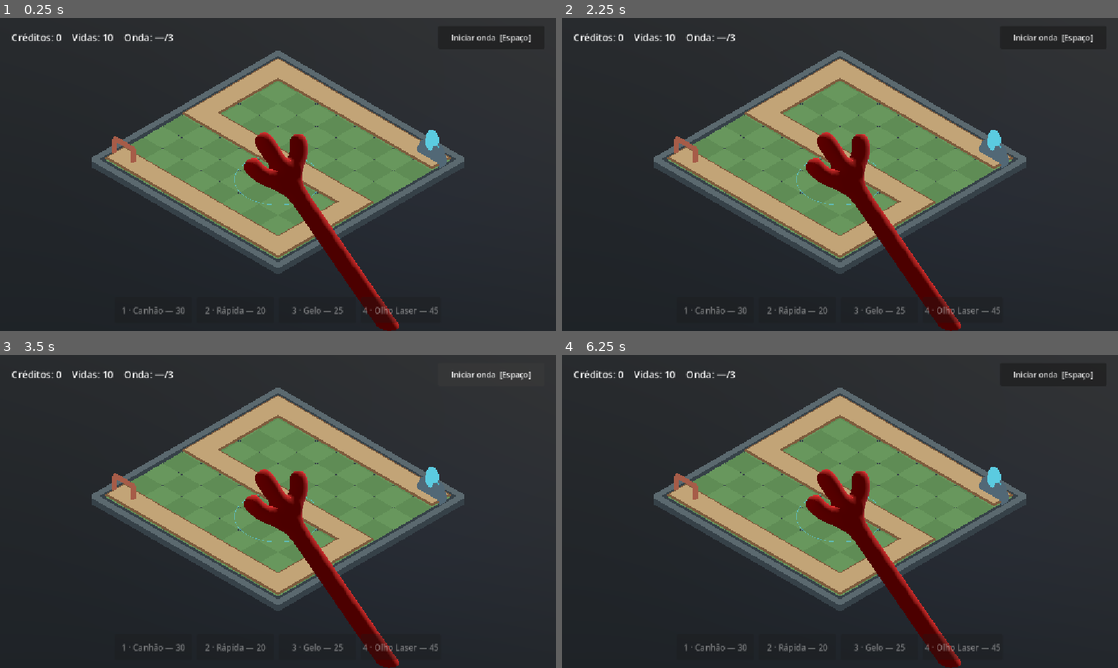
Above: before the commit, frames 1-4 (two rows, left to right).
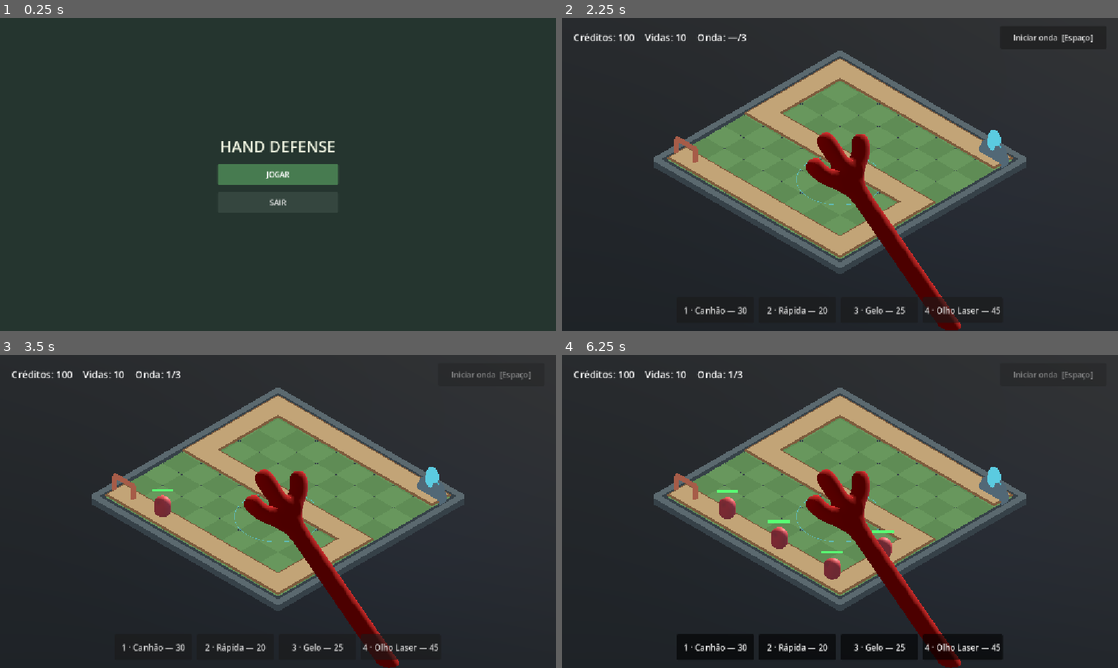
Above: after the commit, the same moments.

Repository: MeloDarlan/hand-game
Game: Godot game, scene res://scenes/ui/main_menu.tscn
The game is run twice, just before and just after one commit, with the same random seed, the same clock (stepped at 60 frames per second) and the same inputs. Before the commit the project starts from res://scenes/main.tscn.
Inputs (mouse positions are in pixels of both pictures, inside the frame that each line leads up to):
- Up to frame 1 (0.25 s): no input
- Up to frame 2 (2.25 s): click (1051, 36) at 0.5 s, where only the run before the commit has a clickable "Iniciar onda [Espaço]"; click (1051, 36) at 1.25 s, where only the run before the commit has a clickable "Iniciar onda [Espaço]"; click (840, 174) at 2 s, where only the run after the commit has a clickable "JOGAR"
- Up to frame 3 (3.5 s): click "Iniciar onda [Espaço]" at 2.75 s
- Up to frame 4 (6.25 s): click (717, 646) at 3.5 s, where only the run after the commit has a clickable "1 · Canhão — 30"; click (795, 646) at 4.25 s, where only the run after the commit has a clickable "2 · Rápida — 20"; click (878, 646) at 5 s, where only the run after the commit has a clickable "3 · Gelo — 25"; click (962, 646) at 5.75 s, where only the run after the commit has a clickable "4 · Olho Laser — 45"

The runs differ from the first frame. In frame 1, 27% of the frame differs, in the area x 2-96%, y 4-100%; in frame 2, 0.8%; in frame 3, 1.2%; in frame 4, 1.9%.
Error before the commit: Parse Error: Identifier "AudioManager" not declared in the current scope. (res://scripts/towers/tower_piece.gd:184)

Commit message:
feat: audio, menu, reinicio e antecipacao das torres
- registra AudioManager como autoload e alinha a chave shot_pew
- abre o menu inicial e liga JOGAR ao gameplay
- R reinicia a fase em BUILD, WAVE e GAME_OVER
- adiciona squash & stretch generico em TowerData/TowerPiece
- antecipacao deforma o modelo inteiro e so dispara depois do wind-up
- evita cancelamento de tiro em torres com fire_interval curto
- atualiza AGENT.md/README e ajusta os recursos das torres

Diff:
--- a/project.godot
+++ b/project.godot
@@ -11,9 +11,13 @@
 [application]
 
 config/name="hand game"
-run/main_scene="res://scenes/main.tscn"
+run/main_scene="res://scenes/ui/main_menu.tscn"
 config/features=PackedStringArray("4.7", "Forward Plus")
 config/icon="res://icon.svg"
+
+[autoload]
+
+AudioManager="*res://scripts/audio/audio_manager.gd"
 
 [display]
 
--- a/resources/towers/cannon.tres
+++ b/resources/towers/cannon.tres
@@ -1,6 +1,6 @@
-[gd_resource type="Resource" script_class="TowerData" load_steps=2 format=3]
+[gd_resource type="Resource" script_class="TowerData" format=3 uid="uid://b68uhhdyo7bda"]
 
-[ext_resource type="Script" path="res://scripts/data/tower_data.gd" id="1_data"]
+[ext_resource type="Script" uid="uid://bcujgycrpxc5p" path="res://scripts/data/tower_data.gd" id="1_data"]
 
 [resource]
 script = ExtResource("1_data")
@@ -11,6 +11,5 @@
 damage = 24.0
 attack_range = 4.5
 fire_interval = 1.2
-projectile_speed = 12.0
-slow_factor = 0.0
-slow_duration = 0.0
+anticipation_enabled = true
+anticipation_duration = 0.2
--- a/resources/towers/eye_laser.tres
+++ b/resources/towers/eye_laser.tres
@@ -1,7 +1,7 @@
-[gd_resource type="Resource" script_class="TowerData" load_steps=3 format=3]
+[gd_resource type="Resource" script_class="TowerData" format=3 uid="uid://btdtigt7txy61"]
 
-[ext_resource type="Script" path="res://scripts/data/tower_data.gd" id="1_data"]
-[ext_resource type="PackedScene" path="res://assets/oleos.glb" id="2_eye"]
+[ext_resource type="Script" uid="uid://bcujgycrpxc5p" path="res://scripts/data/tower_data.gd" id="1_data"]
+[ext_resource type="PackedScene" uid="uid://dnyrsytug6nv2" path="res://assets/oleos.glb" id="2_eye"]
 
 [resource]
 script = ExtResource("1_data")
@@ -12,12 +12,11 @@
 grip_height = 1.08
 visual_scene = ExtResource("2_eye")
 visual_scale = 0.25
-muzzle_offset = Vector3(0, -0.21, -0.30)
+muzzle_offset = Vector3(0, -0.21, -0.3)
 aim_yaw_offset_degrees = 180.0
 attack_mode = 1
 damage = 18.0
 attack_range = 6.0
 fire_interval = 1.5
 projectile_speed = 18.0
-slow_factor = 0.0
-slow_duration = 0.0
+anticipation_enabled = true
--- a/resources/towers/frost.tres
+++ b/resources/towers/frost.tres
@@ -1,16 +1,19 @@
-[gd_resource type="Resource" script_class="TowerData" load_steps=2 format=3]
+[gd_resource type="Resource" script_class="TowerData" format=3 uid="uid://cm24vdspyg1xy"]
 
-[ext_resource type="Script" path="res://scripts/data/tower_data.gd" id="1_data"]
+[ext_resource type="Script" uid="uid://bcujgycrpxc5p" path="res://scripts/data/tower_data.gd" id="1_data"]
 
 [resource]
 script = ExtResource("1_data")
 display_name = "Gelo"
 cost = 25
 description = "Dano baixo, mas desacelera tudo que passa perto."
-color = Color(0.6, 0.8, 1.0, 1)
+color = Color(0.6, 0.8, 1, 1)
 damage = 3.0
 attack_range = 3.8
 fire_interval = 0.9
 projectile_speed = 14.0
 slow_factor = 0.4
 slow_duration = 1.8
+anticipation_enabled = true
+anticipation_duration = 0.6
+anticipation_stretch = 0.18
--- a/resources/towers/rapid.tres
+++ b/resources/towers/rapid.tres
@@ -1,16 +1,14 @@
-[gd_resource type="Resource" script_class="TowerData" load_steps=2 format=3]
+[gd_resource type="Resource" script_class="TowerData" format=3 uid="uid://chcanp61bgo3"]
 
-[ext_resource type="Script" path="res://scripts/data/tower_data.gd" id="1_data"]
+[ext_resource type="Script" uid="uid://bcujgycrpxc5p" path="res://scripts/data/tower_data.gd" id="1_data"]
 
 [resource]
 script = ExtResource("1_data")
 display_name = "Rápida"
-cost = 20
 description = "Cadência alta e alcance curto. Derrete enxames."
-color = Color(0.35, 0.85, 0.95, 1)
+color = Color(0.7860706, 0.11040049, 0.421906, 1)
 damage = 6.0
 attack_range = 3.2
 fire_interval = 0.28
 projectile_speed = 18.0
-slow_factor = 0.0
-slow_duration = 0.0
+anticipation_enabled = true
--- a/resources/waves/wave_01.tres
+++ b/resources/waves/wave_01.tres
@@ -1,17 +1,14 @@
-[gd_resource type="Resource" script_class="WaveData" load_steps=5 format=3]
+[gd_resource type="Resource" script_class="WaveData" format=3 uid="uid://dy0wgl2mn1kfj"]
 
-[ext_resource type="Script" path="res://scripts/data/wave_data.gd" id="1_wave"]
-[ext_resource type="Script" path="res://scripts/data/wave_group.gd" id="2_group"]
+[ext_resource type="Script" uid="uid://cmncimsemnmq" path="res://scripts/data/wave_data.gd" id="1_wave"]
+[ext_resource type="Script" uid="uid://c32bal05xd65" path="res://scripts/data/wave_group.gd" id="2_group"]
 [ext_resource type="Resource" path="res://resources/enemies/runner.tres" id="3_runner"]
 
 [sub_resource type="Resource" id="WaveGroup_1"]
 script = ExtResource("2_group")
 enemy_data = ExtResource("3_runner")
 count = 8
-spawn_interval = 0.9
-start_delay = 0.0
 
 [resource]
 script = ExtResource("1_wave")
 groups = [SubResource("WaveGroup_1")]
-bonus_credits = 20
--- a/resources/waves/wave_02.tres
+++ b/resources/waves/wave_02.tres
@@ -1,7 +1,7 @@
-[gd_resource type="Resource" script_class="WaveData" load_steps=7 format=3]
+[gd_resource type="Resource" script_class="WaveData" format=3 uid="uid://brrh1ras7kdyb"]
 
-[ext_resource type="Script" path="res://scripts/data/wave_data.gd" id="1_wave"]
-[ext_resource type="Script" path="res://scripts/data/wave_group.gd" id="2_group"]
+[ext_resource type="Script" uid="uid://cmncimsemnmq" path="res://scripts/data/wave_data.gd" id="1_wave"]
+[ext_resource type="Script" uid="uid://c32bal05xd65" path="res://scripts/data/wave_group.gd" id="2_group"]
 [ext_resource type="Resource" path="res://resources/enemies/runner.tres" id="3_runner"]
 [ext_resource type="Resource" path="res://resources/enemies/brute.tres" id="4_brute"]
 
@@ -10,7 +10,6 @@
 enemy_data = ExtResource("3_runner")
 count = 10
 spawn_interval = 0.8
-start_delay = 0.0
 
 [sub_resource type="Resource" id="WaveGroup_2"]
 script = ExtResource("2_group")
--- a/resources/waves/wave_03.tres
+++ b/resources/waves/wave_03.tres
@@ -1,7 +1,7 @@
-[gd_resource type="Resource" script_class="WaveData" load_steps=7 format=3]
+[gd_resource type="Resource" script_class="WaveData" format=3 uid="uid://dppeku1gsbdcs"]
 
-[ext_resource type="Script" path="res://scripts/data/wave_data.gd" id="1_wave"]
-[ext_resource type="Script" path="res://scripts/data/wave_group.gd" id="2_group"]
+[ext_resource type="Script" uid="uid://cmncimsemnmq" path="res://scripts/data/wave_data.gd" id="1_wave"]
+[ext_resource type="Script" uid="uid://c32bal05xd65" path="res://scripts/data/wave_group.gd" id="2_group"]
 [ext_resource type="Resource" path="res://resources/enemies/runner.tres" id="3_runner"]
 [ext_resource type="Resource" path="res://resources/enemies/brute.tres" id="4_brute"]
 
@@ -10,7 +10,6 @@
 enemy_data = ExtResource("3_runner")
 count = 14
 spawn_interval = 0.65
-start_delay = 0.0
 
 [sub_resource type="Resource" id="WaveGroup_2"]
 script = ExtResource("2_group")
--- a/scenes/main.tscn
+++ b/scenes/main.tscn
@@ -50,7 +50,7 @@
 script = ExtResource("1_camera")
 
 [node name="BG" type="MeshInstance3D" parent="." unique_id=1769729400]
-transform = Transform3D(18.0, 0, 0, 0, 1, 0, 0, 0, 18.0, 0, -2.5299003, 0)
+transform = Transform3D(18, 0, 0, 0, 1, 0, 0, 0, 18, 0, -2.5299003, 0)
 material_override = SubResource("StandardMaterial3D_h2yge")
 mesh = SubResource("PlaneMesh_0duit")
 
--- a/scripts/audio/audio_manager.gd
+++ b/scripts/audio/audio_manager.gd
@@ -4,7 +4,7 @@
 ## SFX pontuais de combate e conclusão. Não há música de fundo.
 
 const SFX_PATHS := {
-	"shot": "res://assets/audio/sfx/shot_pew.wav",
+	"shot_pew": "res://assets/audio/sfx/shot_pew.wav",
 	"laser": "res://assets/audio/sfx/laser_shot.wav",
 	"enemy_down": "res://assets/audio/sfx/enemy_down.wav",
 	"level_complete": "res://assets/audio/sfx/level_complete.wav",
--- a/scripts/build/build_controller.gd
+++ b/scripts/build/build_controller.gd
@@ -1,10 +1,8 @@
 extends Node
 class_name BuildController
 
-## Media a toolbar, a mão e o tabuleiro.
 ## Fluxo: escolher torre -> peça nasce na mão (CATCH) -> soltar em tile válido
-## -> encaixa e cobra. Pegar uma torre colocada com CATCH permite reposicionar.
-## A mão não conhece torres: ela só consulta release_guard antes de soltar.
+## -> encaixa e cobra.
 
 const DEFAULT_TOWER_PATHS := [
 	"res://resources/towers/cannon.tres",
@@ -56,8 +54,6 @@
 	if _held == null:
 		return
 
-	# O grip pode ser ajustado no listener (TowerPiece.grip_height); o anel
-	# acompanha o pé da peça mesmo sem mudar de célula.
 	if _placement_ring != null and _placement_ring.visible:
 		_placement_ring.position = Vector3(0.0, -_held.get_grip_height(), 0.0)
 
--- a/scripts/data/tower_data.gd
+++ b/scripts/data/tower_data.gd
@@ -8,7 +8,6 @@
 @export var cost := 20
 @export_multiline var description := ""
 @export var color := Color(0.75, 0.8, 0.9)
-## Altura da base até o ponto onde a mão pinça (topo/cabeça).
 @export var grip_height := 0.9
 
 @export_group("Visual")
@@ -29,3 +28,10 @@
 ## 0.0 = sem slow. 0.4 = 40% mais lento.
 @export_range(0.0, 0.9, 0.05) var slow_factor := 0.0
 @export var slow_duration := 0.0
+
+@export_group("Animation")
+
+@export var anticipation_enabled := false
+@export_range(0.1, 1.0, 0.01) var anticipation_duration := 0.34
+@export_range(0.0, 0.5, 0.01) var anticipation_squash := 0.18
+@export_range(0.0, 0.5, 0.01) var anticipation_stretch := 0.28
--- a/scripts/game/game_manager.gd
+++ b/scripts/game/game_manager.gd
@@ -109,14 +109,19 @@
 	if not (event is InputEventKey) or not event.pressed or event.echo:
 		return
 
+	# Reinicia a fase em qualquer estado (BUILD, WAVE ou GAME_OVER). Compara
+	# também physical_keycode para layouts/IME que não preenchem keycode.
+	if event.keycode == KEY_R or event.physical_keycode == KEY_R:
+		# Marca o input antes do reload: a cena pode ser liberada no restart e
+		# get_viewport() ficaria nulo depois.
+		get_viewport().set_input_as_handled()
+		_restart()
+		return
+
 	match event.keycode:
 		KEY_SPACE:
 			_try_start_wave()
 			get_viewport().set_input_as_handled()
-		KEY_R:
-			if state == State.GAME_OVER:
-				_restart()
-				get_viewport().set_input_as_handled()
 		KEY_F2:
 			if OS.is_debug_build():
 				add_credits(DEBUG_CREDIT_GRANT)
--- a/scripts/towers/tower_piece.gd
+++ b/scripts/towers/tower_piece.gd
@@ -26,6 +26,8 @@
 
 var _head: Node3D
 var _barrel_tip: Marker3D
+var _squash_pivot: Node3D
+var _anticipation_tween: Tween
 var _cooldown := 0.0
 var _built := false
 
@@ -60,6 +62,11 @@
 func _apply_hold_pose() -> void:
 	if not is_instance_valid(_hold_point):
 		return
+
+	# Se a torre for pega durante a antecipação, cancela o tiro pendente e
+	# restaura a escala antes de pendurar a peça na mão.
+	if _anticipation_tween != null:
+		_cancel_anticipation()
 
 	# A mão pinça o TOPO da peça. A base canônica pende abaixo do HoldPoint,
 	# mas o visual pode balançar em torno dele (lag/inércia do mouse).
@@ -126,6 +133,7 @@
 	_motion_initialized = false
 	_swing = Vector2.ZERO
 	_swing_velocity = Vector2.ZERO
+	_cancel_anticipation()
 	global_position = world_position
 	rotation = Vector3.ZERO
 	PhysicsServer3D.body_set_state(
@@ -154,7 +162,9 @@
 		if data.attack_mode == 1:
 			aligned_to_target = angular_error <= deg_to_rad(9.0)
 
-	if target != null and _cooldown <= 0.0 and aligned_to_target:
+	# Enquanto a antecipação está rolando, não inicia outro wind-up: o próximo
+	# `_fire` cancelaria o tween anterior antes do callback e o tiro nunca sairia.
+	if target != null and _cooldown <= 0.0 and aligned_to_target and _anticipation_tween == null:
 		_fire(target)
 		_cooldown = maxf(data.fire_interval, 0.05)
 
@@ -179,6 +189,20 @@
 
 
 func _fire(target: Enemy) -> void:
+	if data.anticipation_enabled and _squash_pivot != null:
+		_play_anticipation(target)
+		return
+	_shoot(target)
+
+
+func _shoot(target: Enemy) -> void:
+	# O callback da antecipação pode chegar depois de o alvo morrer ou de a
+	# torre ser pega/reposicionada.
+	if not is_placed or data == null:
+		return
+	if target == null or not is_instance_valid(target) or not target.is_alive:
+		return
+
 	if data.attack_mode == 1:
 		if has_node("/root/AudioManager"):
 			AudioManager.play_sfx("laser", 0.85)
@@ -192,11 +216,48 @@
 		return
 
 	if has_node("/root/AudioManager"):
-		AudioManager.play_sfx("shot", 0.8)
+		AudioManager.play_sfx("shot_pew", 0.8)
 	var projectile := Projectile.new()
 	container.add_child(projectile)
 	var muzzle := _barrel_tip.global_position if _barrel_tip != null else global_position + Vector3(0.0, 0.85, 0.0)
 	projectile.setup(muzzle, target, data)
+
+
+func _play_anticipation(target: Enemy) -> void:
+	_cancel_anticipation()
+
+	var squash := maxf(data.anticipation_squash, 0.0)
+	var stretch := maxf(data.anticipation_stretch, 0.0)
+	var duration := maxf(data.anticipation_duration, 0.1)
+	var squashed := Vector3(1.0 + squash, 1.0 - squash, 1.0 + squash)
+	var stretched := Vector3(1.0 - stretch * 0.5, 1.0 + stretch, 1.0 - stretch * 0.5)
+
+	# Squash (wind-up) -> stretch -> disparo -> assentamento. O tiro só sai no
+	# callback, depois da antecipação; nada é disparado ao iniciar o tween.
+	_anticipation_tween = create_tween()
+	_anticipation_tween.tween_property(
+		_squash_pivot, "scale", squashed, duration * 0.45
+	).set_trans(Tween.TRANS_SINE).set_ease(Tween.EASE_OUT)
+	_anticipation_tween.tween_property(
+		_squash_pivot, "scale", stretched, duration * 0.30
+	).set_trans(Tween.TRANS_BACK).set_ease(Tween.EASE_OUT)
+	_anticipation_tween.tween_callback(_shoot.bind(target))
+	_anticipation_tween.tween_property(
+		_squash_pivot, "scale", Vector3.ONE, duration * 0.25
+	).set_trans(Tween.TRANS_ELASTIC).set_ease(Tween.EASE_OUT)
+	_anticipation_tween.finished.connect(_on_anticipation_finished)
+
+
+func _on_anticipation_finished() -> void:
+	_anticipation_tween = null
+
+
+func _cancel_anticipation() -> void:
+	if _anticipation_tween != null and _anticipation_tween.is_valid():
+		_anticipation_tween.kill()
+	_anticipation_tween = null
+	if _squash_pivot != null:
+		_squash_pivot.scale = Vector3.ONE
 
 
 func _fire_laser(target: Enemy) -> void:
@@ -261,7 +322,14 @@
 	body_material.emission = data.color
 	body_material.emission_energy_multiplier = 0.18
 
+	# Deformação da antecipação: o pivô envolve o modelo inteiro (base, coluna,
+	# cabeça e visual). A colisão fica fora para não afetar a física.
+	_squash_pivot = Node3D.new()
+	_squash_pivot.name = "SquashPivot"
+	add_child(_squash_pivot)
+
 	var base := MeshInstance3D.new()
+	base.name = "Base"
 	var base_mesh := CylinderMesh.new()
 	base_mesh.top_radius = 0.34
 	base_mesh.bottom_radius = 0.4
@@ -270,12 +338,12 @@
 	base.mesh = base_mesh
 	base.material_override = body_material
 	base.position.y = 0.11
-	add_child(base)
+	_squash_pivot.add_child(base)
 
 	_head = Node3D.new()
 	_head.name = "Head"
 	_head.position.y = 0.66 if data.visual_scene != null else 0.82
-	add_child(_head)
+	_squash_pivot.add_child(_head)
 
 	if data.visual_scene != null:
 		var visual := data.visual_scene.instantiate() as Node3D
@@ -298,7 +366,7 @@
 		column.mesh = column_mesh
 		column.material_override = body_material
 		column.position.y = 0.47
-		add_child(column)
+		_squash_pivot.add_child(column)
 
 		var head_mesh := MeshInstance3D.new()
 		var head_box := BoxMesh.new()
